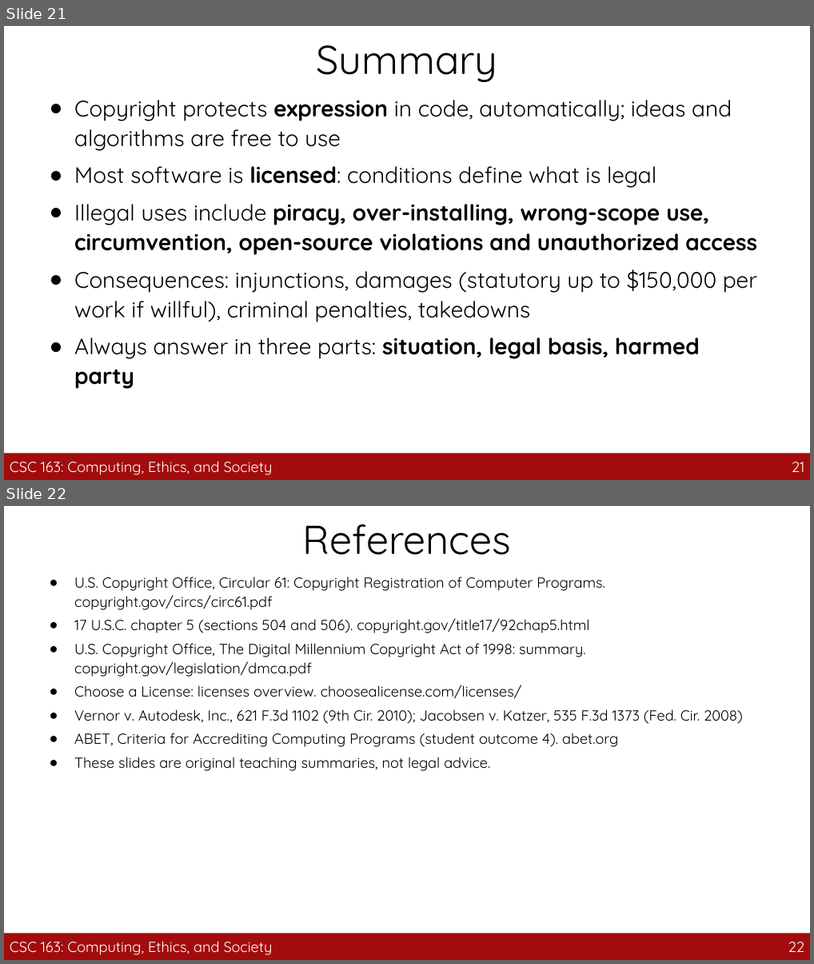
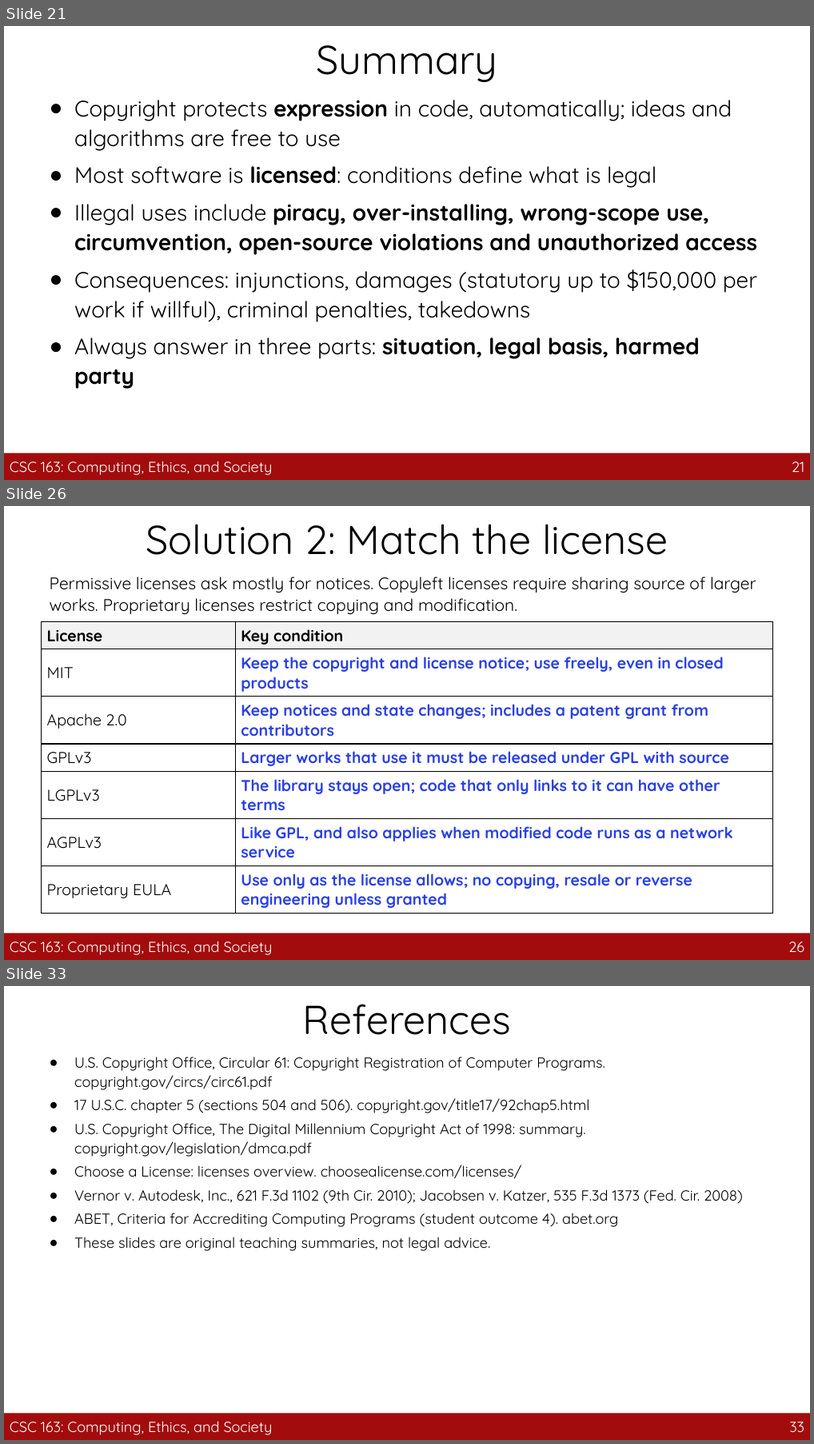
Before and after one commit to guhofstra/CSC163Fa26, a slide deck: PPTs/A1_Software_Law_and_Illegal_Use.pptx. Shown one above the other, each under a label of ours: slides 21 and 22 before the commit, slides 21, 26 and 33 after it; the slides between them are not shown. The pictures are 814x964 and 814x1444 pixels, drawn with LibreOffice and Linux fonts; fonts in the diff are those of the drawing. Boxes give left, top, right and bottom in pixels: in the first picture for what was removed or moved away, otherwise in the second. Text is boxed around its words. In the diff, an @@ line names an element or a change of style, - is before the commit and + after.

```diff
--- a/PPTs/A1_Software_Law_and_Illegal_Use.pptx
+++ b/PPTs/A1_Software_Law_and_Illegal_Use.pptx
@@ slide 26 added at (4, 506, 810, 960), background #FFFFFF @@
@@ title added at (146, 524, 668, 555), 36 pt, text #000000 @@
+Solution 2: Match the license
@@ text added at (50, 576, 757, 615), 15 pt, text #000000 @@
+Permissive licenses ask mostly for notices. Copyleft licenses require sharing source of larger works. Proprietary licenses restrict copying and modification.
@@ table added at (41, 621, 773, 911), 7 rows, 2 columns @@
+License | Key condition
+MIT | Keep the copyright and license notice; use freely, even in closed products
+Apache 2.0 | Keep notices and state changes; includes a patent grant from contributors
+GPLv3 | Larger works that use it must be released under GPL with source
+LGPLv3 | The library stays open; code that only links to it can have other terms
+AGPLv3 | Like GPL, and also applies when modified code runs as a network service
+Proprietary EULA | Use only as the license allows; no copying, resale or reverse engineering unless granted
@@ rectangle added at (4, 932, 810, 959), fill #A20C0C @@
@@ text added at (10, 940, 273, 955), 13 pt, text #FFFFFF @@
+CSC 163: Computing, Ethics, and Society
@@ page number added at (789, 941, 805, 952), 13 pt, text #FFFFFF @@
+26
@@ what was slide 22 is now slide 33 @@
@@ page number at (790, 1421, 805, 1432): text changed @@
-22
+33
```
Also in this commit, not shown: 10 other slides added, 25 other files.
